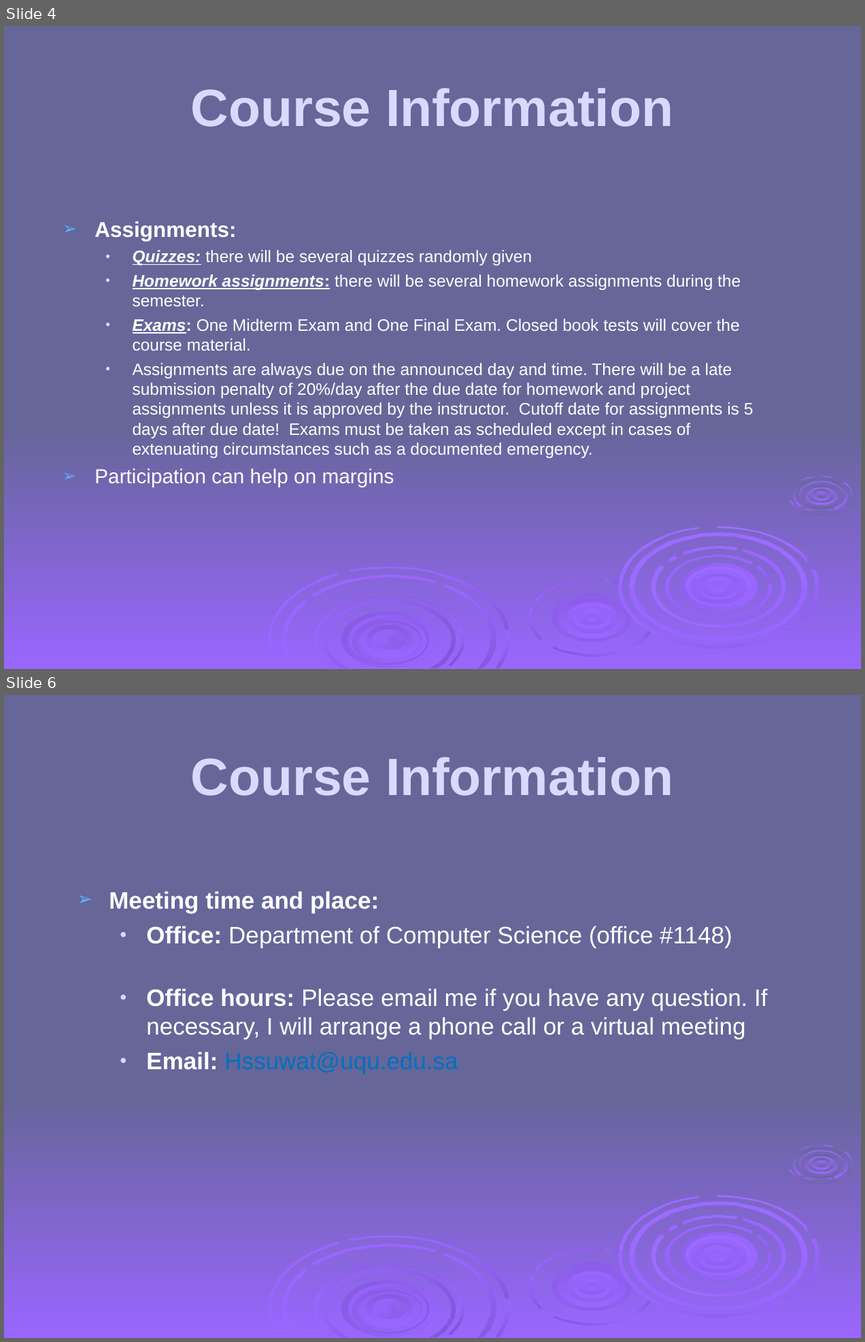
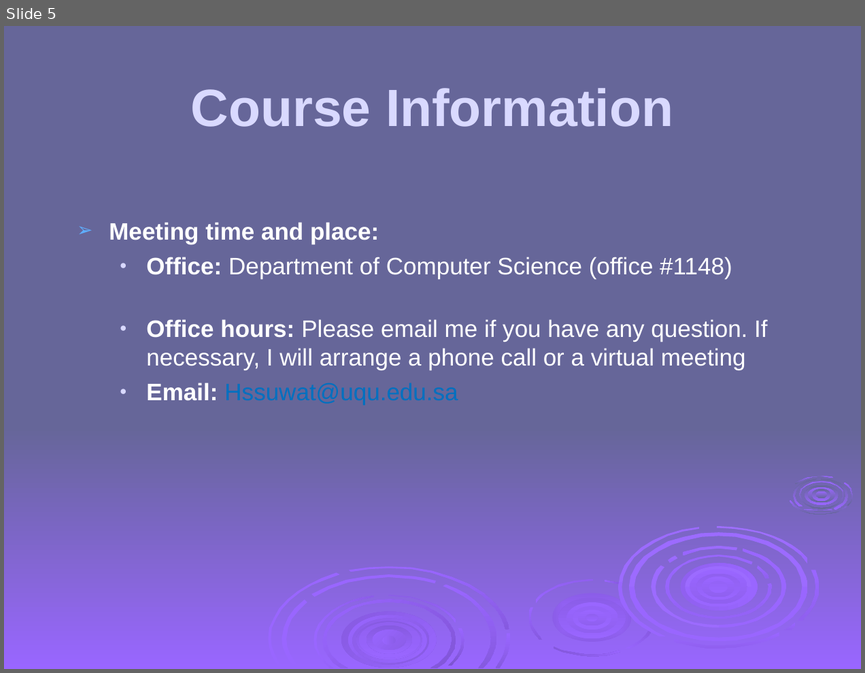
Before and after one commit to HatimAlsuwat/HatimAlsuwat.github.io, a slide deck: IntroductionToCryptography/ch01.ppt. Shown one above the other, each under a label of ours: slides 4 and 6 before the commit, slide 5 after it; the slides between them are not shown. The pictures are 865x1342 and 865x673 pixels, drawn with LibreOffice and Linux fonts; fonts in the diff are those of the drawing; background and template pictures are left out. Boxes give left, top, right and bottom in pixels: in the first picture for what was removed or moved away, otherwise in the second. Text is boxed around its words. In the diff, an @@ line names an element or a change of style, - is before the commit and + after.

```diff
--- a/IntroductionToCryptography/ch01.ppt
+++ b/IntroductionToCryptography/ch01.ppt
@@ slide 4 removed at (x1=4, y1=26, x2=861, y2=669), background #666699; not listed: 58 template elements that a slide beside it also shows @@
@@ title removed at (x1=191, y1=88, x2=673, y2=127) @@
-Course Information
@@ text removed at (x1=94, y1=221, x2=753, y2=487) @@
-➢ Assignments:
-  ● Quizzes: there will be several quizzes randomly given
-  ● Homework assignments: there will be several homework assignments during the semester.
-  ● Exams: One Midterm Exam and One Final Exam. Closed book tests will cover the course material.
-  ● Assignments are always due on the announced day and time. There will be a late submission penalty of 20%/day after the due date for homework and project assignments unless it is approved by the instructor. Cutoff date for assignments is 5 days after due date! Exams must be taken as scheduled except in cases of extenuating circumstances such as a documented emergency.
-➢ Participation can help on margins
@@ what was slide 6 is now slide 5 @@
```
Also in this commit, not shown: 6 slides changed.
